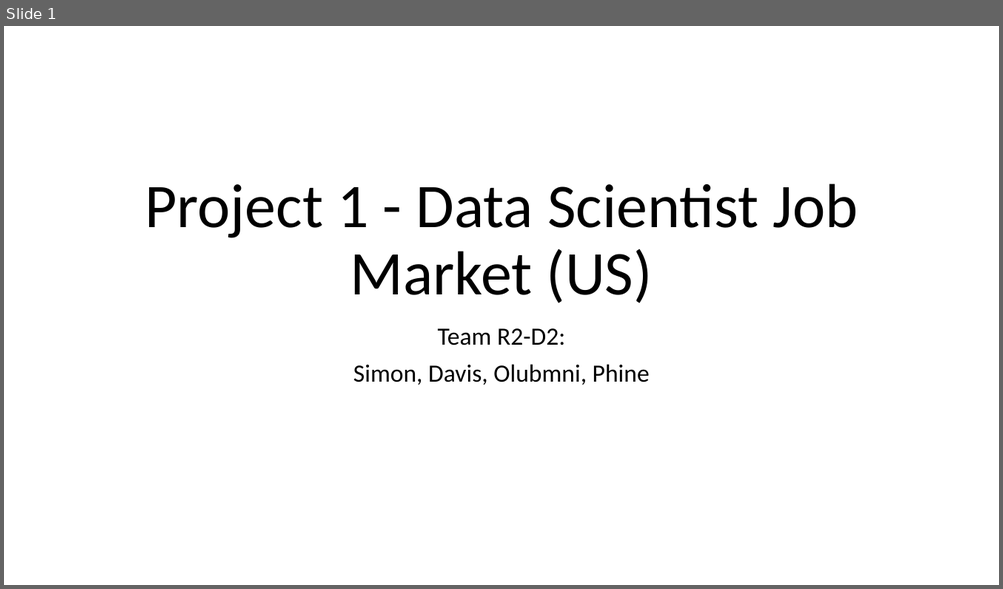
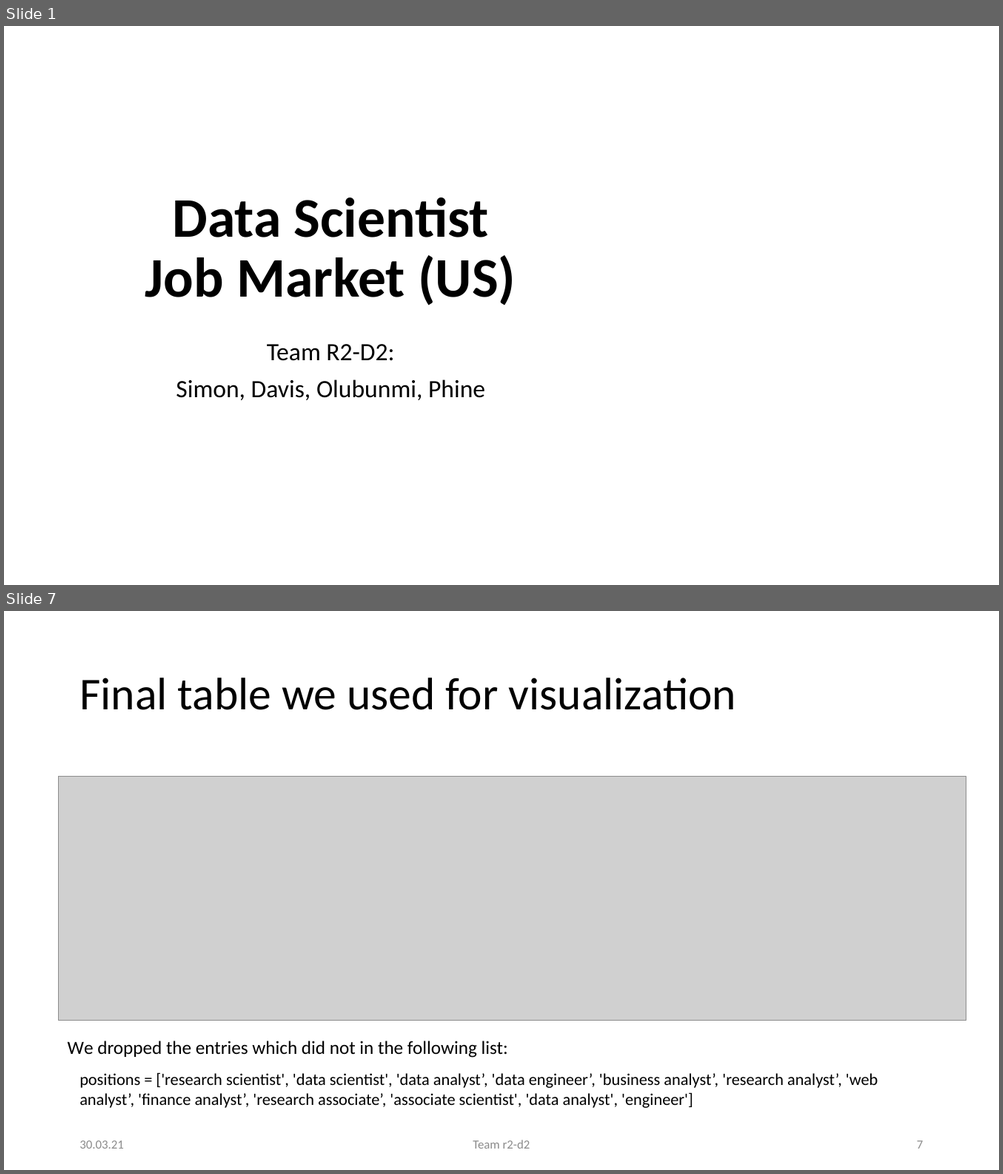
Before and after one commit to JosephineBiedermann/GroupProject1, a slide deck: Project1Presentation.pptx. Shown one above the other, each under a label of ours: slide 1 before the commit, slides 1 and 7 after it; the slides between them are not shown. The pictures are 1003x589 and 1003x1174 pixels, drawn with LibreOffice and Linux fonts; fonts in the diff are those of the drawing; grey boxes stand for pictures; background and template pictures are left out. Boxes give left, top, right and bottom in pixels: in the first picture for what was removed or moved away, otherwise in the second. Text is boxed around its words. In the diff, an @@ line names an element or a change of style, - is before the commit and + after.

Commit message:
Update Project1Presentation.pptx
updated presentation

```diff
--- a/Project1Presentation.pptx
+++ b/Project1Presentation.pptx
@@ slide 7 added at box(4, 611, 999, 1170), background #FFFFFF @@
@@ title added at box(79, 678, 736, 710), 44 pt, text #000000 @@
+Final table we used for visualization
@@ picture added at box(58, 777, 966, 1021) @@
@@ text added at box(68, 1041, 508, 1058), 18 pt, text #000000 @@
+We dropped the entries which did not in the following list:
@@ text added at box(79, 1073, 878, 1108), 16 pt, text #000000 @@
+positions = ['research scientist', 'data scientist', 'data analyst’, 'data engineer’, 'business analyst’, 'research analyst’, 'web analyst’, 'finance analyst’, 'research associate’, 'associate scientist', 'data analyst', 'engineer']
@@ text added at box(79, 1141, 123, 1149), 12 pt, text #8C8C8C @@
+30.03.21
@@ text added at box(472, 1140, 530, 1149), 12 pt, text #8C8C8C @@
+Team r2-d2
@@ page number added at box(916, 1141, 922, 1149), 12 pt, text #8C8C8C @@
+7
@@ slide 1 changed as well @@
@@ title at box(145, 198, 515, 306): text changed; size 60 to 54 pt; bold on @@
-Project 1 - Data Scientist Job Market (US)
+Data Scientist
+Job Market (US)
@@ subtitle "Team R2-D2:": place and size @@
-subtitle "Team R2-D2:" at box(353, 329, 649, 385)
+subtitle "Team R2-D2:" at box(176, 344, 485, 400)
@@ subtitle at box(176, 380, 485, 400): text changed @@
-Simon, Davis, Olubmni, Phine
+Simon, Davis, Olubunmi, Phine
```
Also in this commit, not shown: 13 other slides changed, 5 other slides added, 1 slide removed.
